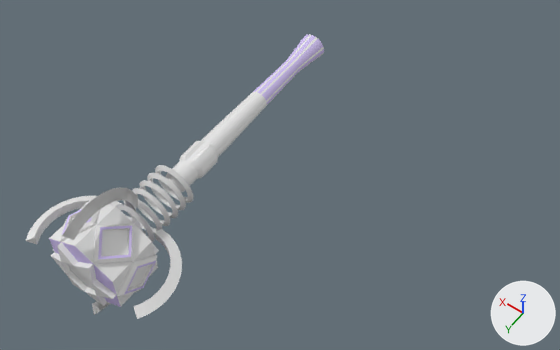
Renders of the Blender file dev_files_donot_use_for_server/blender_files/jdeivid/ruina/v1/healing_staff_v1.blend from each side of a commit.
Before and after are seen from a 50 mm lens placed at (-34.0, 47.2, 58.3), pointed at (-7.6, 10.3, 0.3). The axes (+X, +Y, +Z) are drawn at lower right. The lights are the same throughout.

In view in the first picture: 'healing_staff_1'.
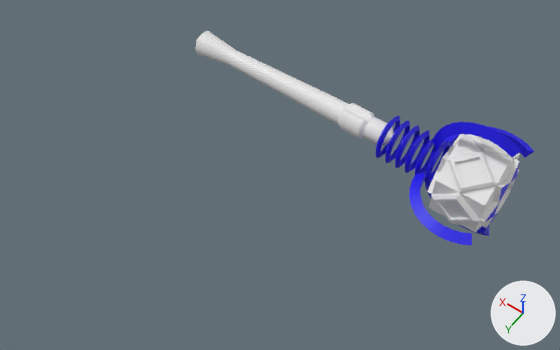
Pixel boxes [x1, y1, x2, y2] of what changed, in the pictures (560 x 350 px):
'healing_staff_1', recoloured, mesh turned, modifiers changed: before [26, 35, 324, 319]; after [195, 31, 534, 246]

The edits, one by one:
Material 'blue' (mat_blue) changes colour from white #e7e7e7 to blue #1200e7; in linear values from (0.8, 0.8, 0.8) to (0.00614, 0.0, 0.8).
me_red has 653 vertices, 664 faces and spans x -0.5..7.5, y -7.6..29.4, z -7.5..7.5.
me_red is used by ob_healing_staff_1; location (0.0, 0.0, 0.0).
me_red part 1: the whole mesh is turned 90 degrees about the z axis through its middle, then moved by (-11.0, -7.4, 0.0).
Object 'healing_staff_1' (ob_healing_staff_1) has a MIRROR modifier named 'Mirror'.
Modifier setting: use_axis = (False, True, False).
